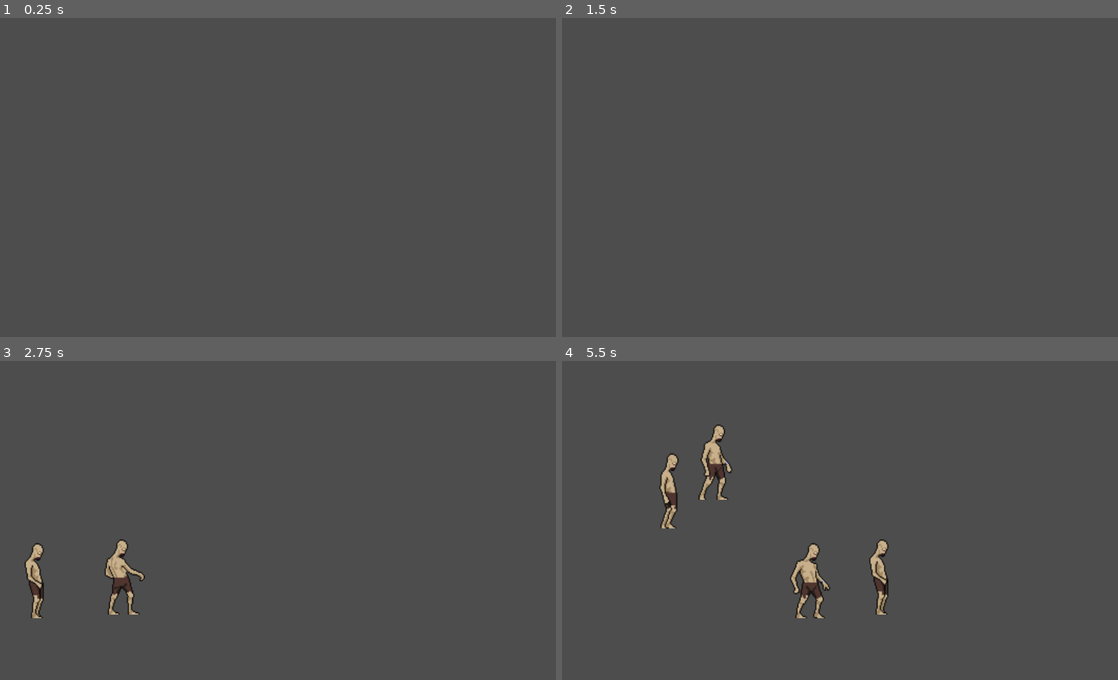
Above: before the commit, frames 1-4 (two rows, left to right).
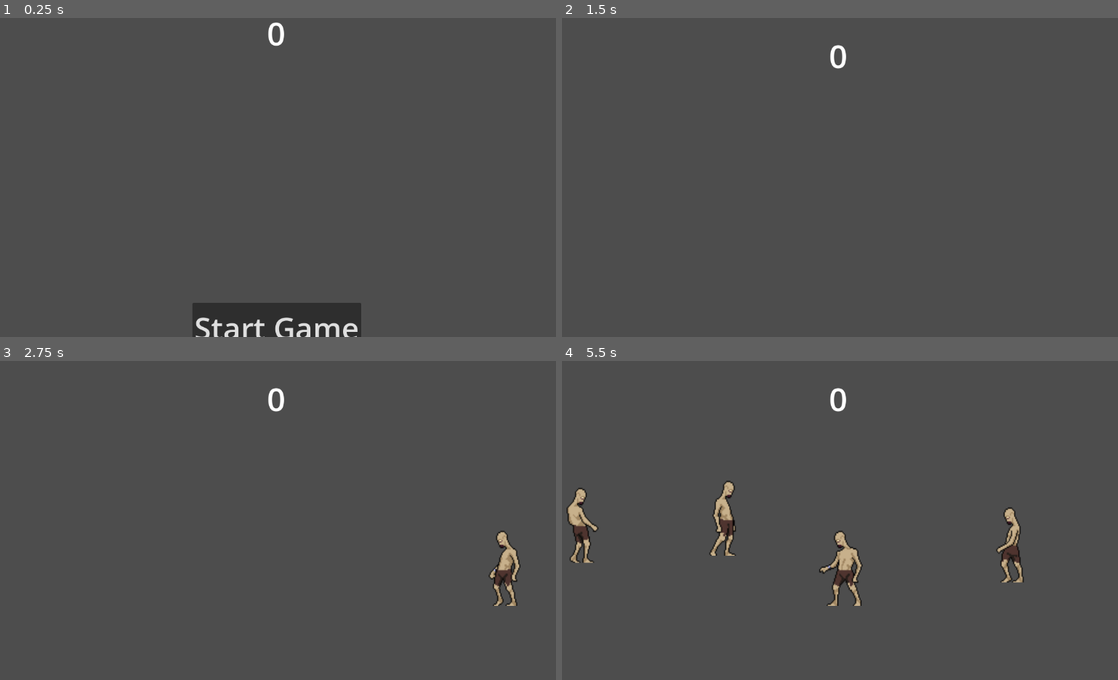
Above: after the commit, the same moments.

Repository: ziadeenyousaf-spec/HackBirmingham2026
Game: Godot game, scene res://scenes/ui/main.tscn
Two runs of this game, one before a commit and one after it. Both use one fixed random seed, a clock stepped at 60 frames per second and the inputs below. Before the commit the project starts from res://main.tscn.
Inputs (mouse positions are in pixels of both pictures, inside the frame that each line leads up to):
- Up to frame 1 (0.25 s): no input
- Up to frame 2 (1.5 s): click (840, 327) at 0.5 s, where only the run after the commit has a clickable "Start Game"; tap Enter at 1.25 s
- Up to frame 3 (2.75 s): no input
- Up to frame 4 (5.5 s): no input

The runs differ from the first frame. In frame 1, 3.3% of the frame differs, in the area x 34-65%, y 1-100%; in frame 2, 0.1%; in frame 3, 2.0%; in frame 4, 5.1%, in the area x 0-84%, y 8-81%.

Commit message:
score, game over and start game button

Diff:
--- a/main.gd
+++ /dev/null
@@ -1,48 +0,0 @@
-extends Node
-
-@export var zombie_scene: PackedScene
-var score
-
-# Called when the node enters the scene tree for the first time.
-func _ready() -> void:
-	game_start() # Replace with function body.
-
-# Called every frame. 'delta' is the elapsed time since the previous frame.
-func _process(delta: float) -> void:
-	pass
-
-func game_over():
-	$ZombieSpawnTimer.stop()
-	#StartTimer.stop()
-
-func game_start():
-	$StartTimer.start()
-
-
-func _on_zombie_spawn_timer_timeout() -> void:
-	#spawn new zombie
-	var zombie = zombie_scene.instantiate()
-
-	var y = randf_range(0,300)
-	zombie.position = Vector2(0,y)
-	#spawn in random place on path
-	#var zombie_spawn_location = $zombiePath/zombieSpawnLocation
-	#zombie_spawn_location.progress_ratio = randf()
-	#set zombies position to random
-	#zombie.position = zombie_spawn_location.position
-	#set direction perpendicular to path so it goes in
-	#var direction = zombie_spawn_location.rotation + PI/2
-	#add randomness in direction
-	#direction += randf_range(-PI/4,PI/4)
-	#zombie.rotation = direction
-	#set random speed
-	var velocity = Vector2(randf_range(150,200),0)
-	#zombie.linear_velocity = velocity.rotated(direction)
-	zombie.linear_velocity = velocity
-
-	add_child(zombie) #add zombie child to scene
-	print("zombie spawning")
-
-
-func _on_start_timer_timeout() -> void:
-	$ZombieSpawnTimer.start() # start zombie timer
--- a/project.godot
+++ b/project.godot
@@ -11,7 +11,7 @@
 [application]
 
 config/name="HackBirmingham2026"
-run/main_scene="res://main.tscn"
+run/main_scene="res://scenes/ui/main.tscn"
 config/features=PackedStringArray("4.6", "Forward Plus")
 config/icon="res://icon.svg"
 
--- /dev/null
+++ b/scenes/ui/hud.tscn
@@ -0,0 +1,52 @@
+[gd_scene format=3 uid="uid://8a8hhmfdl4ds"]
+
+[ext_resource type="Script" uid="uid://cub7ve3lcfra5" path="res://scripts/hud/hud.gd" id="1_37p78"]
+
+[node name="HUD" type="CanvasLayer" unique_id=707462628]
+script = ExtResource("1_37p78")
+
+[node name="Score" type="Label" parent="." unique_id=1045982278]
+anchors_preset = 5
+anchor_left = 0.5
+anchor_right = 0.5
+offset_left = -20.0
+offset_right = 20.0
+offset_bottom = 179.0
+grow_horizontal = 2
+theme_override_font_sizes/font_size = 64
+text = "0
+"
+horizontal_alignment = 1
+vertical_alignment = 1
+
+[node name="StartButton" type="Button" parent="." unique_id=953574199]
+anchors_preset = 7
+anchor_left = 0.5
+anchor_top = 1.0
+anchor_right = 0.5
+anchor_bottom = 1.0
+offset_left = -167.5
+offset_top = -68.0
+offset_right = 167.5
+offset_bottom = 32.0
+grow_horizontal = 2
+grow_vertical = 0
+theme_override_font_sizes/font_size = 60
+text = "Start Game"
+
+[node name="Message" type="Label" parent="." unique_id=1383335013]
+anchors_preset = 8
+anchor_left = 0.5
+anchor_top = 0.5
+anchor_right = 0.5
+anchor_bottom = 0.5
+offset_left = -43.5
+offset_top = -11.5
+offset_right = 43.5
+offset_bottom = 11.5
+grow_horizontal = 2
+grow_vertical = 2
+theme_override_font_sizes/font_size = 60
+text = "Game Over"
+
+[connection signal="pressed" from="StartButton" to="." method="_on_start_button_pressed"]
--- a/main.tscn
+++ b/scenes/ui/main.tscn
@@ -1,7 +1,8 @@
 [gd_scene format=3 uid="uid://bn6gufa4e7toh"]
 
-[ext_resource type="Script" uid="uid://b7o4a0scebwrq" path="res://main.gd" id="1_0xm2m"]
-[ext_resource type="PackedScene" uid="uid://b08hogcbcga5s" path="res://zombie.tscn" id="2_h2yge"]
+[ext_resource type="Script" uid="uid://b7o4a0scebwrq" path="res://scripts/main/main.gd" id="1_02nsg"]
+[ext_resource type="PackedScene" uid="uid://b08hogcbcga5s" path="res://scenes/ui/zombie.tscn" id="2_vspwy"]
+[ext_resource type="PackedScene" uid="uid://8a8hhmfdl4ds" path="res://scenes/ui/hud.tscn" id="3_7n028"]
 
 [sub_resource type="Curve2D" id="Curve2D_7dm0k"]
 _data = {
@@ -10,11 +11,11 @@
 point_count = 6
 
 [node name="Main" type="Node" unique_id=656760546]
-script = ExtResource("1_0xm2m")
-zombie_scene = ExtResource("2_h2yge")
+script = ExtResource("1_02nsg")
+zombie_scene = ExtResource("2_vspwy")
 
 [node name="ZombieSpawnTimer" type="Timer" parent="." unique_id=1590022068]
-wait_time = 0.5
+wait_time = 0.9
 
 [node name="zombiePath" type="Path2D" parent="." unique_id=354773541]
 curve = SubResource("Curve2D_7dm0k")
@@ -29,5 +30,8 @@
 
 [node name="StartTimer" type="Timer" parent="." unique_id=1871909053]
 
+[node name="HUD" parent="." unique_id=707462628 instance=ExtResource("3_7n028")]
+
 [connection signal="timeout" from="ZombieSpawnTimer" to="." method="_on_zombie_spawn_timer_timeout"]
 [connection signal="timeout" from="StartTimer" to="." method="_on_start_timer_timeout"]
+[connection signal="start_game" from="HUD" to="." method="game_start"]
--- a/zombie.tscn
+++ b/scenes/ui/zombie.tscn
@@ -1,101 +1,101 @@
 [gd_scene format=3 uid="uid://b08hogcbcga5s"]
 
-[ext_resource type="Script" uid="uid://iy1jb4k604e2" path="res://zombie.gd" id="1_roy8y"]
-[ext_resource type="Texture2D" uid="uid://eol3wudljnjn" path="res://Walk.png" id="1_uiaus"]
-[ext_resource type="Texture2D" uid="uid://swkeugsgds68" path="res://Attack.png" id="2_7nqyo"]
-[ext_resource type="Texture2D" uid="uid://bb0cad2cpfuex" path="res://Dead.png" id="2_eseir"]
-[ext_resource type="Texture2D" uid="uid://c0abctnsceotf" path="res://Hurt.png" id="3_7nqyo"]
+[ext_resource type="Script" uid="uid://iy1jb4k604e2" path="res://scripts/zombies/zombie.gd" id="1_po3o7"]
+[ext_resource type="Texture2D" uid="uid://swkeugsgds68" path="res://assets/icons/Attack.png" id="2_el4te"]
+[ext_resource type="Texture2D" uid="uid://bb0cad2cpfuex" path="res://assets/icons/Dead.png" id="3_4x2t7"]
+[ext_resource type="Texture2D" uid="uid://c0abctnsceotf" path="res://assets/icons/Hurt.png" id="4_eem2d"]
+[ext_resource type="Texture2D" uid="uid://eol3wudljnjn" path="res://assets/icons/Walk.png" id="5_wdv25"]
 
 [sub_resource type="AtlasTexture" id="AtlasTexture_ni6fi"]
-atlas = ExtResource("2_7nqyo")
+atlas = ExtResource("2_el4te")
 region = Rect2(0, 0, 128, 128)
 
 [sub_resource type="AtlasTexture" id="AtlasTexture_2jp71"]
-atlas = ExtResource("2_7nqyo")
+atlas = ExtResource("2_el4te")
 region = Rect2(128, 0, 128, 128)
 
 [sub_resource type="AtlasTexture" id="AtlasTexture_g0fyk"]
-atlas = ExtResource("2_7nqyo")
+atlas = ExtResource("2_el4te")
 region = Rect2(256, 0, 128, 128)
 
 [sub_resource type="AtlasTexture" id="AtlasTexture_jerdl"]
-atlas = ExtResource("2_7nqyo")
+atlas = ExtResource("2_el4te")
 region = Rect2(384, 0, 128, 128)
 
 [sub_resource type="AtlasTexture" id="AtlasTexture_pub2r"]
-atlas = ExtResource("2_eseir")
+atlas = ExtResource("3_4x2t7")
 region = Rect2(0, 0, 128, 128)
 
 [sub_resource type="AtlasTexture" id="AtlasTexture_dcb2u"]
-atlas = ExtResource("2_eseir")
+atlas = ExtResource("3_4x2t7")
 region = Rect2(128, 0, 128, 128)
 
 [sub_resource type="AtlasTexture" id="AtlasTexture_5vm0g"]
-atlas = ExtResource("2_eseir")
+atlas = ExtResource("3_4x2t7")
 region = Rect2(256, 0, 128, 128)
 
 [sub_resource type="AtlasTexture" id="AtlasTexture_fpxwj"]
-atlas = ExtResource("2_eseir")
+atlas = ExtResource("3_4x2t7")
 region = Rect2(384, 0, 128, 128)
 
 [sub_resource type="AtlasTexture" id="AtlasTexture_yo31b"]
-atlas = ExtResource("2_eseir")
+atlas = ExtResource("3_4x2t7")
 region = Rect2(512, 0, 128, 128)
 
 [sub_resource type="AtlasTexture" id="AtlasTexture_kdvb4"]
-atlas = ExtResource("3_7nqyo")
+atlas = ExtResource("4_eem2d")
 region = Rect2(0, 0, 128, 128)
 
 [sub_resource type="AtlasTexture" id="AtlasTexture_ls26a"]
-atlas = ExtResource("3_7nqyo")
+atlas = ExtResource("4_eem2d")
 region = Rect2(128, 0, 128, 128)
 
 [sub_resource type="AtlasTexture" id="AtlasTexture_5xm6x"]
-atlas = ExtResource("3_7nqyo")
+atlas = ExtResource("4_eem2d")
 region = Rect2(256, 0, 128, 128)
 
 [sub_resource type="AtlasTexture" id="AtlasTexture_f8dj8"]
-atlas = ExtResource("3_7nqyo")
+atlas = ExtResource("4_eem2d")
 region = Rect2(384, 0, 128, 128)
 
 [sub_resource type="AtlasTexture" id="AtlasTexture_roy8y"]
-atlas = ExtResource("1_uiaus")
+atlas = ExtResource("5_wdv25")
 region = Rect2(0, 0, 128, 128)
 
 [sub_resource type="AtlasTexture" id="AtlasTexture_jmu02"]
-atlas = ExtResource("1_uiaus")
+atlas = ExtResource("5_wdv25")
 region = Rect2(128, 0, 128, 128)
 
 [sub_resource type="AtlasTexture" id="AtlasTexture_eseir"]
-atlas = ExtResource("1_uiaus")
+atlas = ExtResource("5_wdv25")
 region = Rect2(256, 0, 128, 128)
 
 [sub_resource type="AtlasTexture" id="AtlasTexture_7nqyo"]
-atlas = ExtResource("1_uiaus")
+atlas = ExtResource("5_wdv25")
 region = Rect2(384, 0, 128, 128)
 
 [sub_resource type="AtlasTexture" id="AtlasTexture_lnshm"]
-atlas = ExtResource("1_uiaus")
+atlas = ExtResource("5_wdv25")
 region = Rect2(512, 0, 128, 128)
 
 [sub_resource type="AtlasTexture" id="AtlasTexture_x5rsa"]
-atlas = ExtResource("1_uiaus")
+atlas = ExtResource("5_wdv25")
 region = Rect2(640, 0, 128, 128)
 
 [sub_resource type="AtlasTexture" id="AtlasTexture_ogcpr"]
-atlas = ExtResource("1_uiaus")
+atlas = ExtResource("5_wdv25")
 region = Rect2(768, 0, 128, 128)
 
 [sub_resource type="AtlasTexture" id="AtlasTexture_i82o5"]
-atlas = ExtResource("1_uiaus")
+atlas = ExtResource("5_wdv25")
 region = Rect2(896, 0, 128, 128)
 
 [sub_resource type="AtlasTexture" id="AtlasTexture_jw3ev"]
-atlas = ExtResource("1_uiaus")
+atlas = ExtResource("5_wdv25")
 region = Rect2(1024, 0, 128, 128)
 
 [sub_resource type="AtlasTexture" id="AtlasTexture_x4h2d"]
-atlas = ExtResource("1_uiaus")
+atlas = ExtResource("5_wdv25")
 region = Rect2(1152, 0, 128, 128)
 
 [sub_resource type="SpriteFrames" id="SpriteFrames_pub2r"]
@@ -196,7 +196,7 @@
 [node name="Zombie" type="RigidBody2D" unique_id=654504401]
 collision_mask = 0
 gravity_scale = 0.0
-script = ExtResource("1_roy8y")
+script = ExtResource("1_po3o7")
 metadata/_edit_group_ = true
 
 [node name="AnimatedSprite2D" type="AnimatedSprite2D" parent="." unique_id=376097022]
@@ -204,7 +204,7 @@
 scale = Vector2(2.0859375, 2.2890625)
 sprite_frames = SubResource("SpriteFrames_pub2r")
 animation = &"attack"
-frame_progress = 0.84282136
+frame_progress = 0.4343011
 
 [node name="CollisionShape2D" type="CollisionShape2D" parent="." unique_id=1140379407]
 position = Vector2(66, 154.49998)
@@ -215,4 +215,5 @@
 position = Vector2(66, 154.49998)
 scale = Vector2(2.0859365, 2.2890623)
 
+[connection signal="body_entered" from="." to="." method="_on_body_entered"]
 [connection signal="screen_exited" from="VisibleOnScreenNotifier2D" to="." method="_on_visible_on_screen_notifier_2d_screen_exited"]
--- /dev/null
+++ b/scripts/hud/hud.gd
@@ -0,0 +1,24 @@
+extends CanvasLayer
+
+signal start_game
+
+# Called when the node enters the scene tree for the first time.
+func _ready() -> void:
+	pass # Replace with function body.
+
+func updateScore(score):
+	$Score.text=str(score)
+
+func updateMessage(score):
+	$Message.text="Game Over. Score: " + str(score)
+	$Message.show()
+
+
+# Called every frame. 'delta' is the elapsed time since the previous frame.
+func _process(delta: float) -> void:
+	pass
+
+
+func _on_start_button_pressed() -> void:
+	$StartButton.hide()
+	start_game.emit()
--- /dev/null
+++ b/scripts/main/main.gd
@@ -0,0 +1,64 @@
+extends Node
+
+@export var zombie_scene: PackedScene
+var score
+
+# Called when the node enters the scene tree for the first time.
+func _ready() -> void:
+	$HUD/Message.hide() #hide game over message
+	pass
+
+
+# Called every frame. 'delta' is the elapsed time since the previous frame.
+func _process(delta: float) -> void:
+	pass
+
+func game_over():
+	$ZombieSpawnTimer.stop()
+	$HUD.updateMessage(score) #display score
+	$StartButton.show() #go back to start
+	#
+	#StartTimer.stop()
+
+func game_start():
+	$StartTimer.start() #plays once start button is clicked
+	$HUD.updateScore(0) #reset score to 0
+
+#zombie spawn
+func _on_zombie_spawn_timer_timeout() -> void:
+	#spawn new zombie
+	var count = get_child_count()
+	var hitsTaken = 0
+
+	if (count!=8): # limit to 5 on a screen
+		var zombie = zombie_scene.instantiate()
+		var x = [0,1000].pick_random()
+		var y = randf_range(0,300)
+		var velocity
+
+		if (x==1000):
+			zombie.get_node("AnimatedSprite2D").flip_h=true
+			velocity = Vector2(randf_range(-150,-200),0)
+		else:
+			velocity = Vector2(randf_range(150,200),0)
+
+		zombie.position = Vector2(x,y)
+		zombie.linear_velocity = velocity
+
+		add_child(zombie) #add zombie child to scene
+
+		# zombie dies
+		if hitsTaken==5:
+			zombie.die()
+			score = score+1 #increase score
+			$HUD.updateScore(score) #update text
+
+		# zombie attacks
+
+
+
+
+
+func _on_start_timer_timeout() -> void:
+	$ZombieSpawnTimer.start() # start zombie timer
+	print("zombie timer started")
--- a/zombie.gd
+++ b/scripts/zombies/zombie.gd
@@ -1,9 +1,12 @@
 extends RigidBody2D
-
 
 # Called when the node enters the scene tree for the first time.
 func _ready() -> void:
 	# Replace with function body.
+	add_to_group("zombies")
+	max_contacts_reported = 10
+	contact_monitor=true
+
 	$AnimatedSprite2D.animation = "walk"
 	$AnimatedSprite2D.play()
 
@@ -20,7 +23,7 @@
 	$AnimatedSprite2D.animation = "hurt"
 	$AnimatedSprite2D.play()
 
-func dead():
+func die():
 	$AnimatedSprite2D.animation = "dead"
 	$AnimatedSprite2D.play()
 	#only play once
@@ -30,3 +33,8 @@
 func attack():
 	$AnimatedSprite2D.animation="attack"
 	$AnimatedSprite2D.play()
+
+func _on_body_entered(body: Node) -> void:
+	if body.is_in_group("player"):
+		print("player hit")
+		attack()
Renamed: Attack.png -> assets/icons/Attack.png
Not shown, changed: assets/icons/Attack.png.import
Renamed: Dead.png -> assets/icons/Dead.png
Not shown, changed: assets/icons/Dead.png.import
Renamed: Hurt.png -> assets/icons/Hurt.png
Not shown, changed: assets/icons/Hurt.png.import
Renamed: Walk.png -> assets/icons/Walk.png
Not shown, changed: assets/icons/Walk.png.import
Not shown, added: scripts/hud/hud.gd.uid
Renamed: main.gd.uid -> scripts/main/main.gd.uid
Renamed: zombie.gd.uid -> scripts/zombies/zombie.gd.uid
